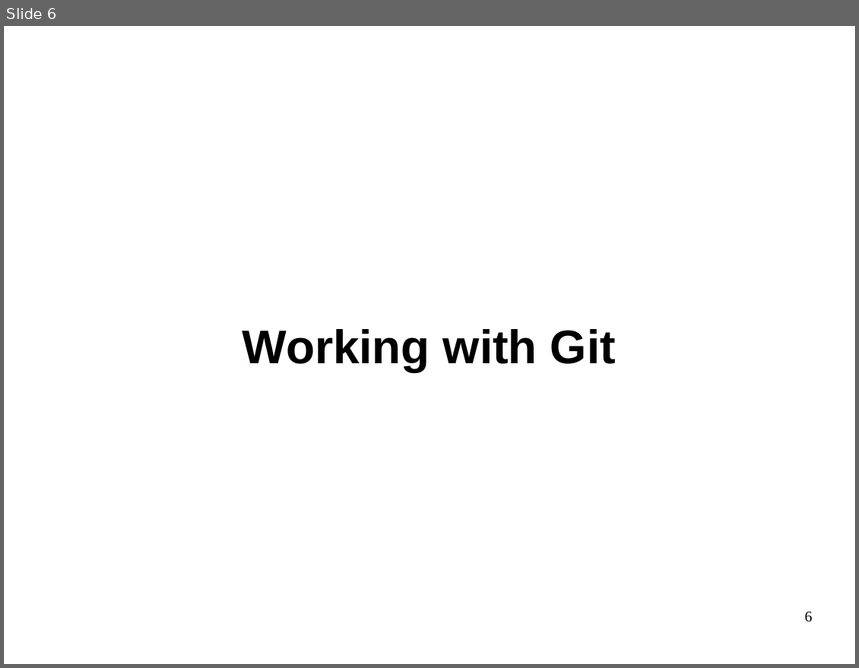
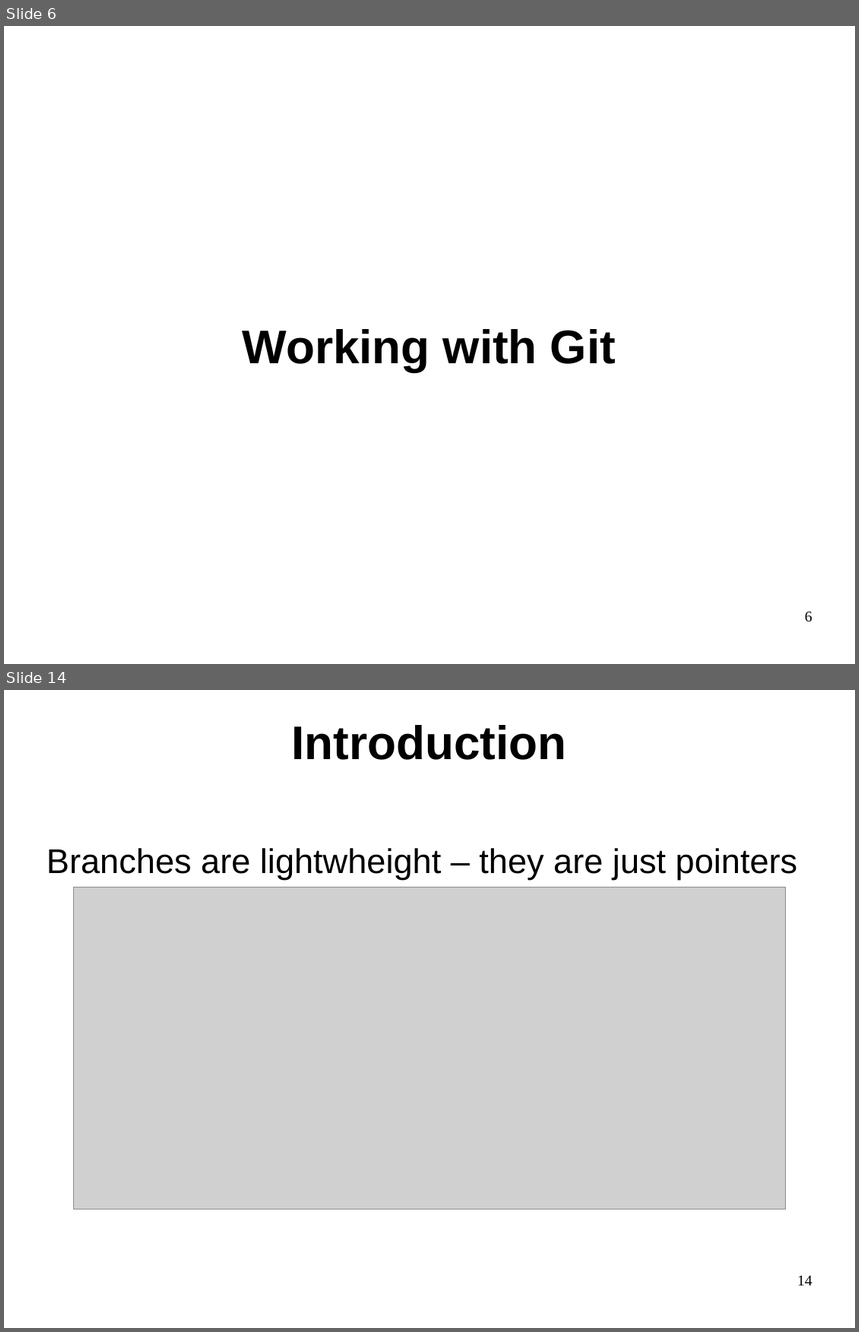
Before and after one commit to philpackmohr/git-paper, a slide deck: git-presentation.odp. Shown one above the other, each under a label of ours: slide 6 before the commit, slides 6 and 14 after it; the slides between them are not shown. The pictures are 859x668 and 859x1332 pixels, drawn with LibreOffice and Linux fonts; fonts in the diff are those of the drawing; grey boxes stand for pictures. Boxes give left, top, right and bottom in pixels: in the first picture for what was removed or moved away, otherwise in the second. Text is boxed around its words. In the diff, an @@ line names an element or a change of style, - is before the commit and + after.

```diff
--- a/git-presentation.odp
+++ b/git-presentation.odp
@@ slide 14 added at (x1=4, y1=690, x2=855, y2=1328), background #FFFFFF @@
@@ title added at (x1=292, y1=725, x2=567, y2=760), 44 pt, text #000000, bold @@
+Introduction
@@ text added at (x1=47, y1=848, x2=798, y2=880), 32 pt, text #000000 @@
+Branches are lightwheight – they are just pointers
@@ picture added at (x1=73, y1=888, x2=787, y2=1210) @@
@@ page number added at (x1=797, y1=1276, x2=813, y2=1286), 14 pt, text #000000 @@
+14
```
Also in this commit, not shown: 26 other slides added, 1 slide removed.
